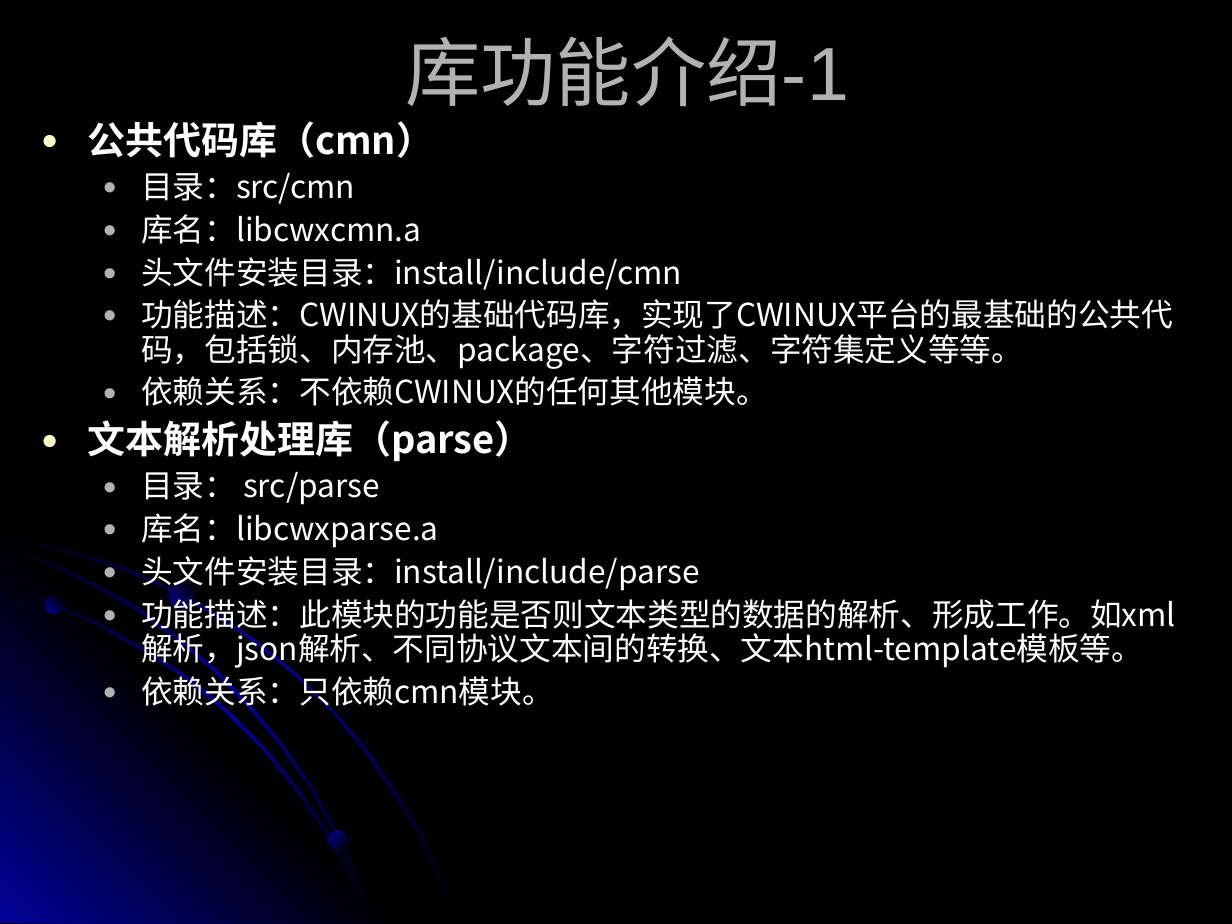
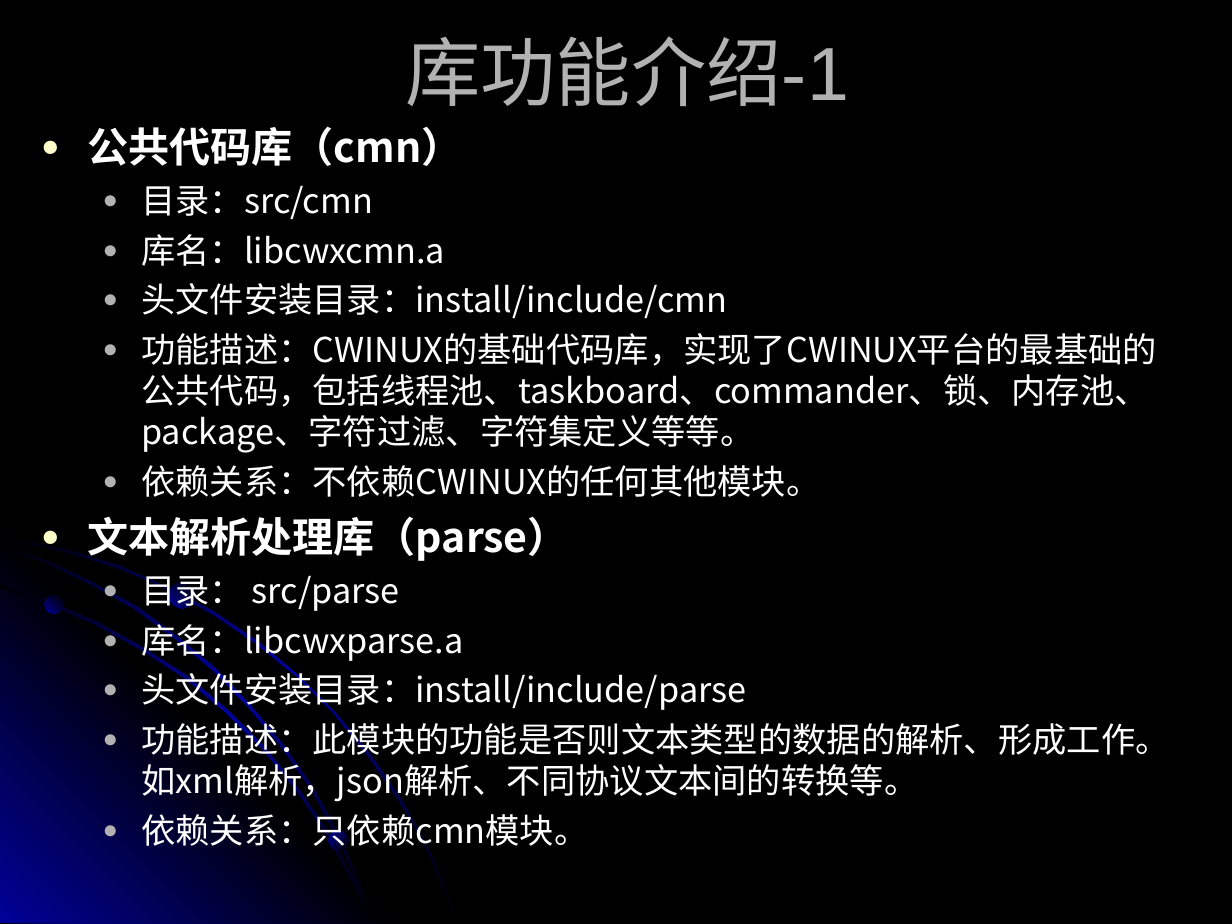
Before and after one commit to suchasplus/cwinux, a slide deck: slide 10 of trunk/cwinux/cwinux/doc/CWINUX introduce.ppt. Drawn at 1232x924 pixels with LibreOffice and Linux fonts; fonts in the diff are those of the drawing. Boxes give left, top, right and bottom in pixels: in the first picture for what was removed or moved away, otherwise in the second. Text is boxed around its words. In the diff, an @@ line names an element or a change of style, - is before the commit and + after.

```diff
--- a/trunk/cwinux/cwinux/doc/CWINUX introduce.ppt
+++ b/trunk/cwinux/cwinux/doc/CWINUX introduce.ppt
@@ text at [87,126,820,852]: size 22.2 to 24 pt in "公共代码库（cmn）", "文本解析处理库（parse）"; size 18.5 to 20 pt in "目录：src/cmn", "库名：libcwxcmn.a", "头文件安装目录：install/include/cmn", "依赖关系：不依赖CWINUX的任何其他模块。" and 4 more places; line spacing 0.9 to 1 @@
@@ text at [141,333,1157,453]: text changed; size 18.5 to 20 pt @@
-  ● 功能描述：CWINUX的基础代码库，实现了CWINUX平台的最基础的公共代码，包括锁、内存池、package、字符过滤、字符集定义等等。
+  ● 功能描述：CWINUX的基础代码库，实现了CWINUX平台的最基础的公共代码，包括线程池、taskboard、commander、锁、内存池、package、字符过滤、字符集定义等等。
@@ text at [141,718,1169,803]: text changed; size 18.5 to 20 pt @@
-  ● 功能描述：此模块的功能是否则文本类型的数据的解析、形成工作。如xml解析，json解析、不同协议文本间的转换、文本html-template模板等。
+  ● 功能描述：此模块的功能是否则文本类型的数据的解析、形成工作。如xml解析，json解析、不同协议文本间的转换等。
```
Also in this commit, not shown: 13 other slides changed, 1 slide added, 8 slides removed, 1 other file.
